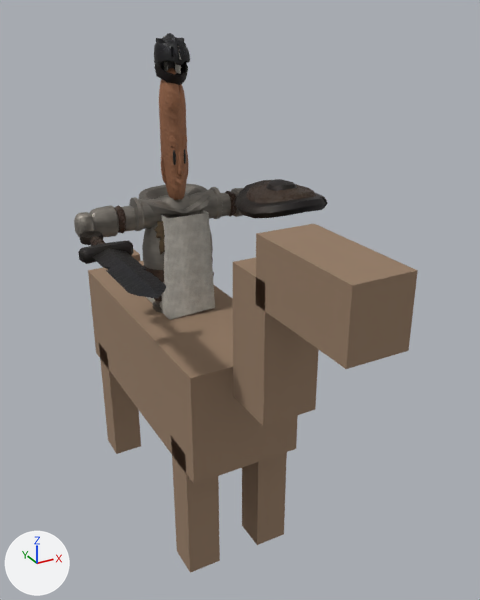
An edit to the glTF model csharp/Unciv.Godot/Packs/units/models/unit/Horseman.glb, drawn before and after from the same camera.
One viewpoint serves both versions: a camera (50 mm lens) standing at (-0.458, -1.067, 0.935) and looking at (0.06, -0.126, 0.465). Every picture has the same lights, and +X, +Y and +Z are marked at lower left. The older version comes first.

Names of what the first picture shows: '1H_Sword', 'HorseMesh', 'Knight_Helmet', 'Round_Shield', 'Warrior'.
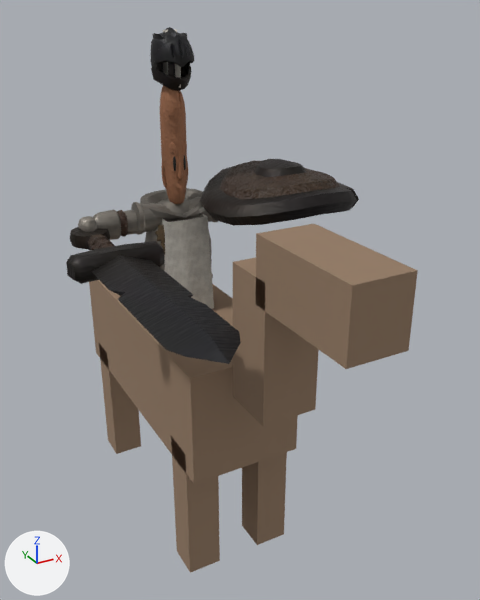
Changed parts and their boxes [x1, y1, x2, y2] in the pictures (480 x 600 px):
'Warrior', rescaled: before [74, 36, 243, 320]; after [78, 29, 218, 309]
'1H_Sword', moved, rescaled (98% wider, 100% taller): before [78, 231, 166, 299]; after [66, 227, 241, 364]
'Round_Shield', moved, rescaled (68% wider, 70% taller): before [234, 179, 328, 218]; after [200, 159, 359, 226]
'Knight_Helmet', moved, rescaled (24% wider, 23% taller): before [154, 33, 190, 85]; after [150, 27, 195, 91]

Diff of the bpy script that builds the scene:
```diff
--- a/csharp/Unciv.Godot/Packs/units/models/unit/Horseman.glb.py
+++ b/csharp/Unciv.Godot/Packs/units/models/unit/Horseman.glb.py
@@ ob_warrior @@
 ob_warrior.location = (0.0, 0.0, 0.38)
-ob_warrior.scale = (0.201, 0.201, 0.201)
+ob_warrior.scale = (0.194, 0.194, 0.194)
@@ ob_round_shield @@
 ob_round_shield = bpy.data.objects.new('Round_Shield', me_mesh_round_shield)
-ob_round_shield.location = (0.17, -0.08, 0.621)
+ob_round_shield.location = (0.164, -0.083, 0.634)
 ob_round_shield.rotation_euler = (-1.571, 0.0, -3.142)  # degrees (-90, 0, -180)
-ob_round_shield.scale = (0.191, 0.191, 0.191)
+ob_round_shield.scale = (0.321, 0.321, 0.321)
@@ ob_1h_sword @@
 ob_1h_sword = bpy.data.objects.new('1H_Sword', me_mesh_1h_sword)
-ob_1h_sword.location = (-0.17, -0.082, 0.591)
+ob_1h_sword.location = (-0.164, -0.087, 0.584)
 ob_1h_sword.rotation_euler = (1.571, 0.0, 0.0)  # degrees (90, 0, 0)
-ob_1h_sword.scale = (0.171, 0.171, 0.171)
+ob_1h_sword.scale = (0.3, 0.3, 0.3)
@@ ob_knight_helmet @@
 ob_knight_helmet = bpy.data.objects.new('Knight_Helmet', me_mesh_knight_helmet)
-ob_knight_helmet.location = (0.0, 0.0, 0.826)
-ob_knight_helmet.scale = (0.0502, 0.0542, 0.0583)
+ob_knight_helmet.location = (0.0, 0.0, 0.819)
+ob_knight_helmet.scale = (0.0608, 0.0656, 0.0705)
```
